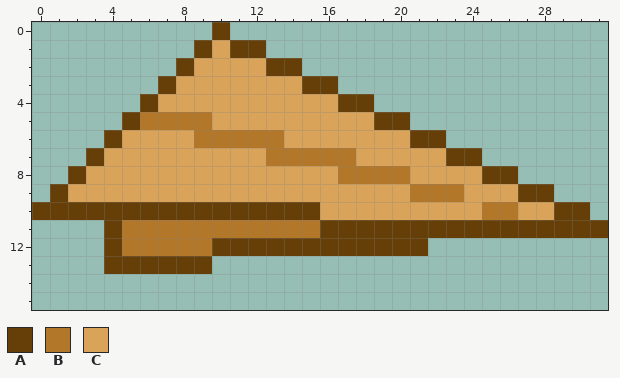
A pixel-art file gets an edit: hand/App/texture/airplane.aseprite. The picture above is the old version.
32x16 pixels, 1 frame.
Palette (. is transparent): A #663f08  B #b37729  C #d9a35a
Pixels before, first column x 0:
 0 ..........A.....................
 1 .........ACAA...................
 2 ........ACCCCAA.................
 3 .......ACCCCCCCAA...............
 4 ......ACCCCCCCCCCAA.............
 5 .....ABBBBCCCCCCCCCAA...........
 6 ....ACCCCBBBBBCCCCCCCAA.........
 7 ...ACCCCCCCCCBBBBBCCCCCAA.......
 8 ..ACCCCCCCCCCCCCCBBBBCCCCAA.....
 9 .ACCCCCCCCCCCCCCCCCCCBBBCCCAA...
10 AAAAAAAAAAAAAAAACCCCCCCCCBBCCAA.
11 ....ABBBBBBBBBBBAAAAAAAAAAAAAAAA
12 ....ABBBBBAAAAAAAAAAAA..........
13 ....AAAAAA......................
New version:
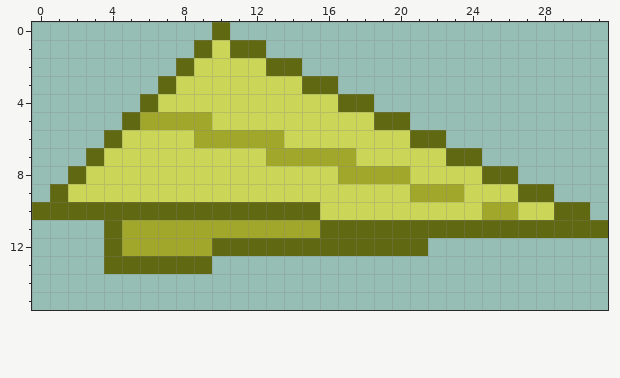
Difference:
{"colour":"A","old":"#663f08","new":"#606911"}
{"colour":"B","old":"#b37729","new":"#a1a72a"}
{"colour":"C","old":"#d9a35a","new":"#cbd558"}
{"label":"changed","picture_box":[32,22,608,274]}
